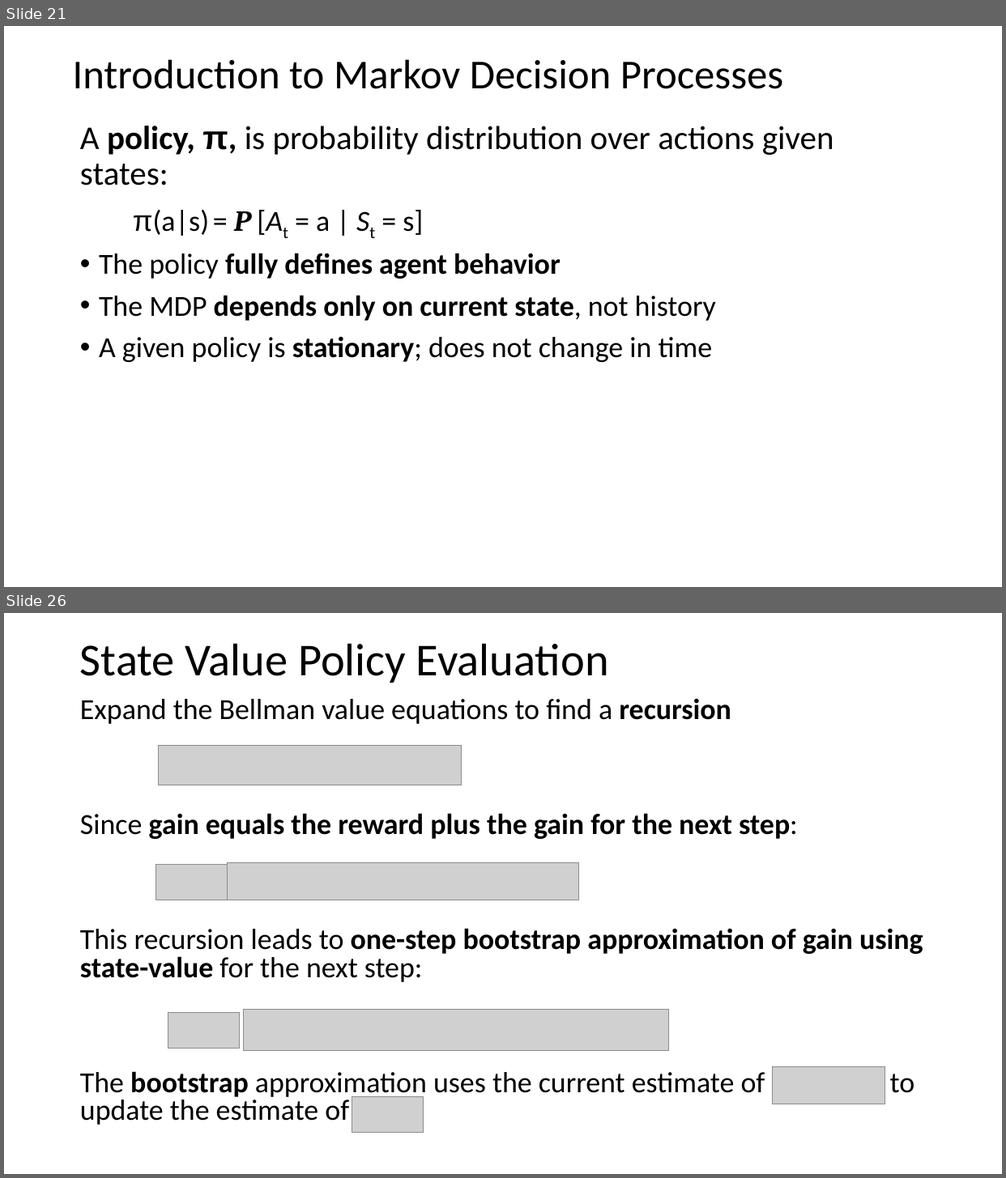
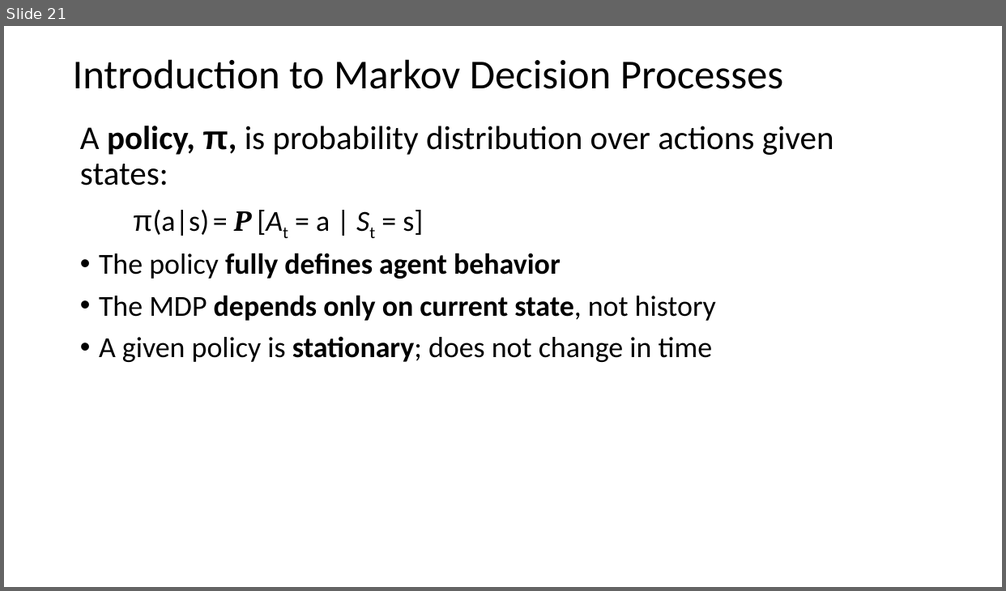
Before and after one commit to StephenElston/MachineLearning530, a slide deck: Lesson8/8_MarkovProcesses.pptx. Shown one above the other, each under a label of ours: slides 21 and 26 before the commit, slide 21 after it; the slides between them are not shown. The pictures are 1006x1178 and 1006x591 pixels, drawn with LibreOffice and Linux fonts; fonts in the diff are those of the drawing; grey boxes stand for pictures. Boxes give left, top, right and bottom in pixels: in the first picture for what was removed or moved away, otherwise in the second. Text is boxed around its words. In the diff, an @@ line names an element or a change of style, - is before the commit and + after.

```diff
--- a/Lesson8/8_MarkovProcesses.pptx
+++ b/Lesson8/8_MarkovProcesses.pptx
@@ slide 26 removed at bbox=[4, 613, 1002, 1174], background #FFFFFF @@
@@ title removed at bbox=[80, 643, 609, 683] @@
-State Value Policy Evaluation
@@ text removed at bbox=[80, 699, 923, 1125] @@
-Expand the Bellman value equations to find a recursion
-Since gain equals the reward plus the gain for the next step:
-This recursion leads to one-step bootstrap approximation of gain using state-value for the next step:
-The bootstrap approximation uses the current estimate of to update the estimate of
@@ picture removed at bbox=[159, 746, 462, 786] @@
@@ picture removed at bbox=[156, 865, 228, 900] @@
@@ picture removed at bbox=[227, 863, 578, 901] @@
@@ picture removed at bbox=[168, 1013, 240, 1048] @@
@@ picture removed at bbox=[244, 1009, 669, 1050] @@
@@ picture removed at bbox=[773, 1067, 885, 1105] @@
@@ picture removed at bbox=[352, 1097, 424, 1132] @@
```
Also in this commit, not shown: 1 slide changed, 8 other slides removed, 2 other files.
